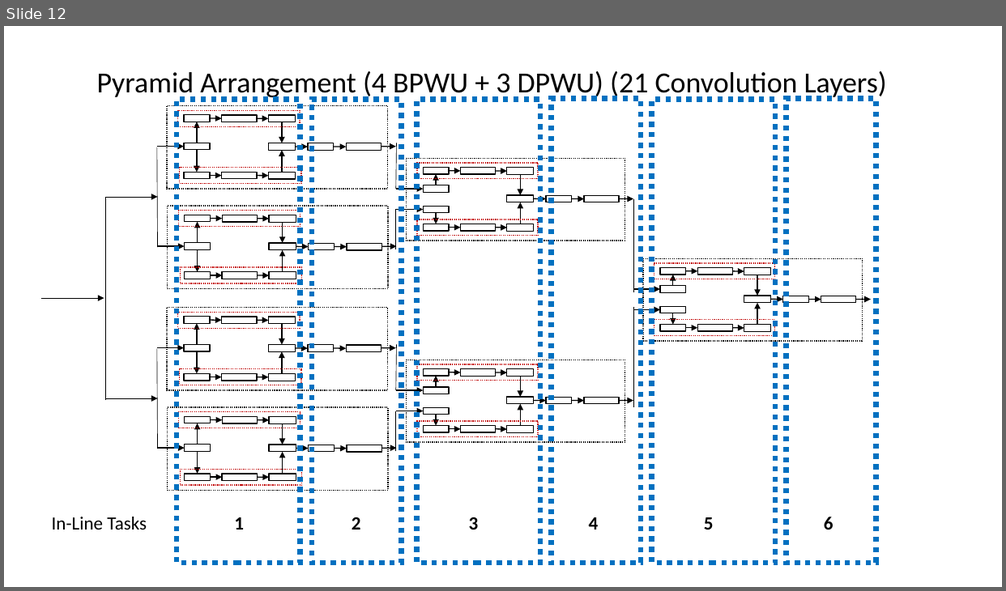
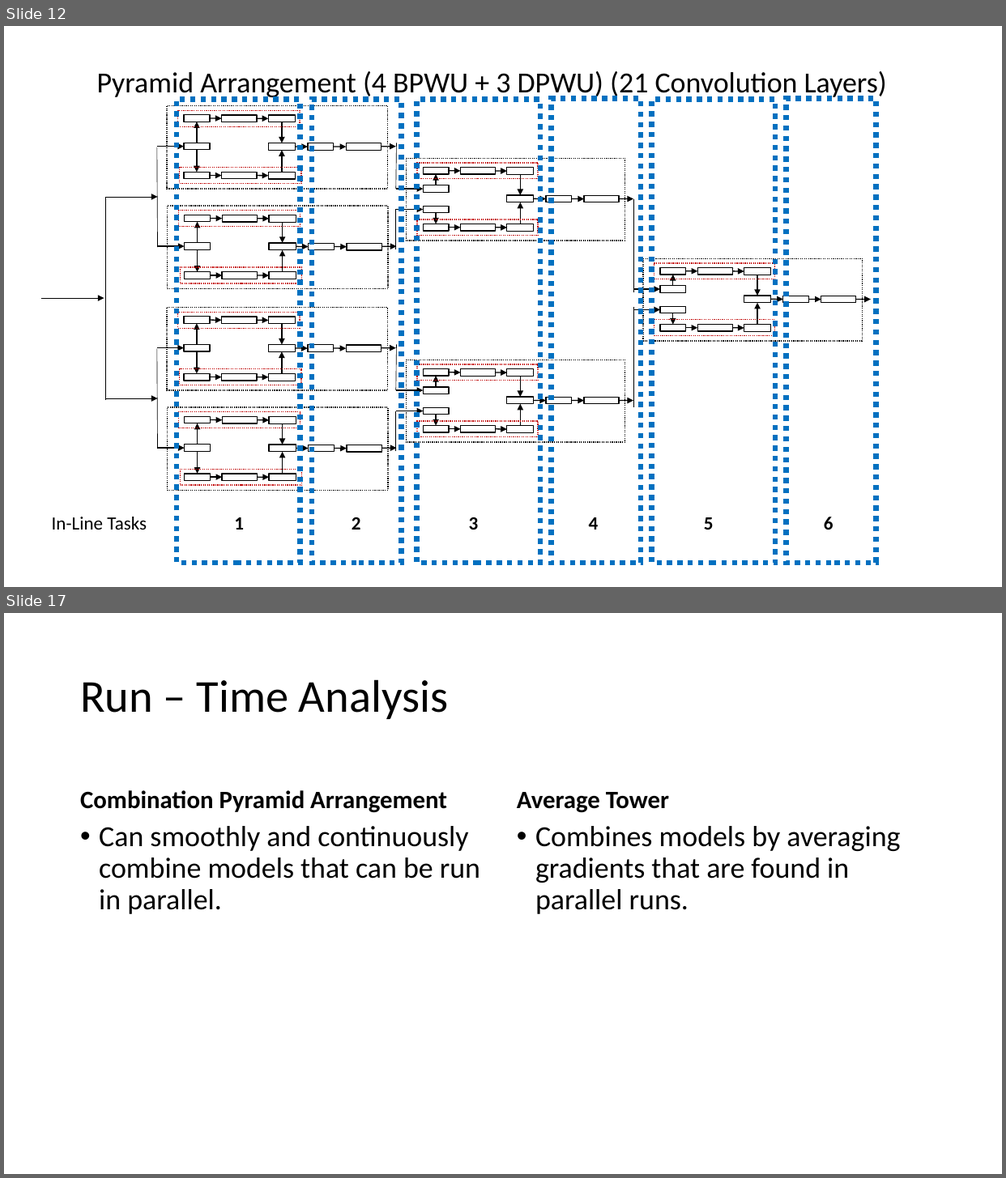
Before and after one commit to TNonet/weave_convolution, a slide deck: docs/weave_convolution_parl.pptx. Shown one above the other, each under a label of ours: slide 12 before the commit, slides 12 and 17 after it; the slides between them are not shown. The pictures are 1006x591 and 1006x1178 pixels, drawn with LibreOffice and Linux fonts; fonts in the diff are those of the drawing. Boxes give left, top, right and bottom in pixels: in the first picture for what was removed or moved away, otherwise in the second. Text is boxed around its words. In the diff, an @@ line names an element or a change of style, - is before the commit and + after.

```diff
--- a/docs/weave_convolution_parl.pptx
+++ b/docs/weave_convolution_parl.pptx
@@ slide 17 added at <box>4,613,1002,1174</box>, background #FFFFFF @@
@@ title added at <box>80,679,448,719</box>, 44 pt, text #000000 @@
+Run – Time Analysis
@@ text added at <box>80,790,447,813</box>, 24 pt, text #000000, bold @@
+Combination Pyramid Arrangement
@@ text added at <box>517,792,669,813</box>, 24 pt, text #000000, bold @@
+Average Tower
@@ text added at <box>99,826,480,914</box>, 28 pt, text #000000 @@
+• Can smoothly and continuously combine models that can be run in parallel.
@@ text added at <box>535,826,900,914</box>, 28 pt, text #000000 @@
+• Combines models by averaging gradients that are found in parallel runs.
```
Also in this commit, not shown: 3 slides changed, 1 other slide added, 2 other files.
